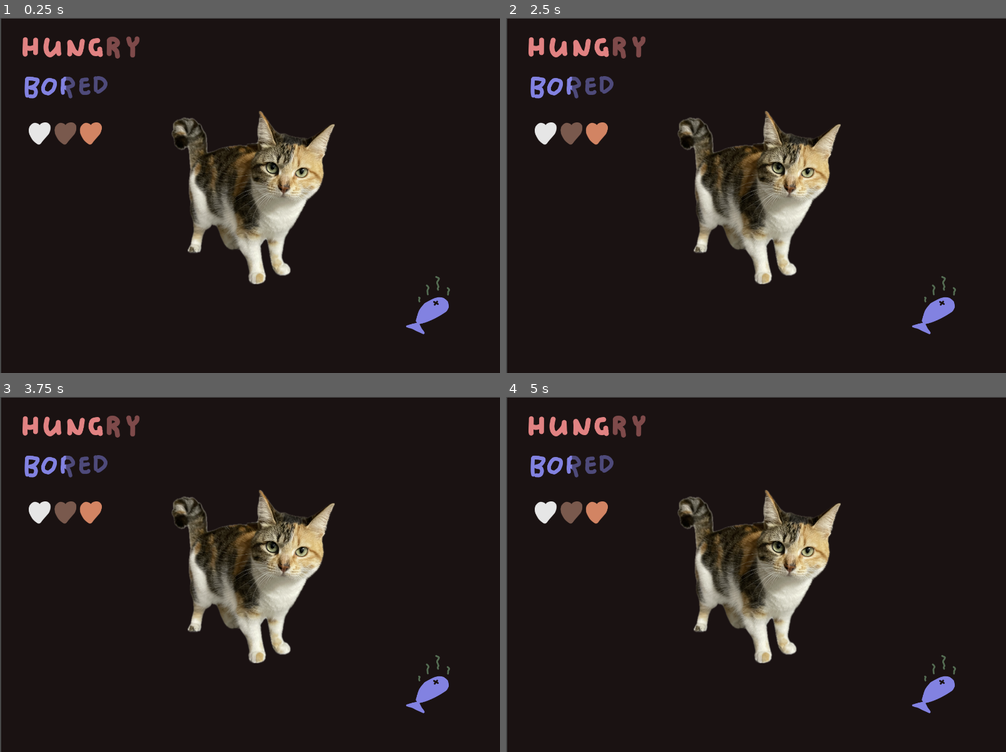
Above: before the commit, frames 1-4 (two rows, left to right).
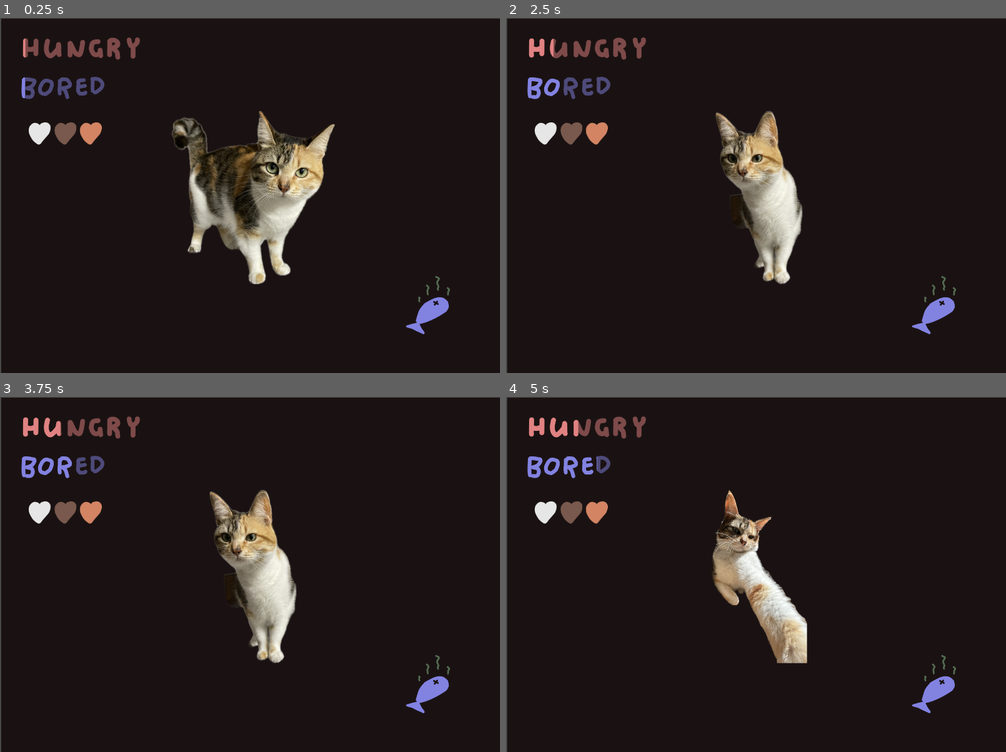
Above: after the commit, the same moments.

Repository: olivier-danielj/NeedForFeed-SAGJ-2025
Game: Godot game, scene res://scenes/main.tscn
The game is run twice, just before and just after one commit, with the same random seed, the same clock (stepped at 60 frames per second) and the same inputs. This scene is started directly instead of the project's main scene.
Inputs:
- Up to frame 1 (0.25 s): no input
- Up to frame 2 (2.5 s): tap Enter at 1.25 s; tap Space at 2 s
- Up to frame 3 (3.75 s): tap Enter at 2.75 s
- Up to frame 4 (5 s): no input

The runs differ from the first frame. In frame 1, 1.2% of the frame differs, in the area x 4-28%, y 5-23%; in frame 2, 8.9%; in frame 3, 8.8%; in frame 4, 9.4%, in the area x 4-67%, y 5-75%.

Commit message:
Add cat state machine and generic needs

Diff:
--- a/nodes/bar.tscn
+++ b/nodes/bar.tscn
@@ -1,7 +1,7 @@
 [gd_scene load_steps=4 format=3 uid="uid://c0us3wxiuk1py"]
 
 [ext_resource type="Texture2D" uid="uid://b22jue2c3yyks" path="res://sprites/bars/hungry behind.png" id="1_581x2"]
-[ext_resource type="Script" path="res://nodes/bar.gd" id="1_sf3it"]
+[ext_resource type="Script" path="res://scripts/bar.gd" id="1_sf3it"]
 [ext_resource type="Texture2D" uid="uid://b0ekodqcu0acc" path="res://sprites/bars/hungry.png" id="2_3dioe"]
 
 [node name="Bar" type="Node2D"]
@@ -15,4 +15,7 @@
 texture_under = ExtResource("1_581x2")
 texture_progress = ExtResource("2_3dioe")
 
+[node name="Timer" type="Timer" parent="."]
+
 [connection signal="value_changed" from="Display" to="." method="_on_display_value_changed"]
+[connection signal="timeout" from="Timer" to="." method="_on_timer_timeout"]
--- a/scenes/main.tscn
+++ b/scenes/main.tscn
@@ -1,14 +1,11 @@
-[gd_scene load_steps=11 format=3 uid="uid://cd7vi3k43hehw"]
+[gd_scene load_steps=8 format=3 uid="uid://cd7vi3k43hehw"]
 
 [ext_resource type="Texture2D" uid="uid://devqjgurgc7mb" path="res://sprites/backgrounds/BG.png" id="1_sca46"]
 [ext_resource type="Script" path="res://scripts/Karlotta.gd" id="2_gh6wi"]
 [ext_resource type="Texture2D" uid="uid://h4gfdqoqkr30" path="res://sprites/karlotta/stance.png" id="2_jgo6f"]
 [ext_resource type="Texture2D" uid="uid://cgm0idfnt7eae" path="res://sprites/bars/love behind.png" id="4_uyggl"]
 [ext_resource type="Texture2D" uid="uid://ccksgiosymswx" path="res://sprites/bars/love.png" id="5_avemn"]
-[ext_resource type="Texture2D" uid="uid://ubluwe6iqmwd" path="res://sprites/bars/bored behind.png" id="6_erdox"]
-[ext_resource type="Texture2D" uid="uid://dca8i7m362fww" path="res://sprites/bars/bored.png" id="7_msq43"]
-[ext_resource type="Texture2D" uid="uid://b22jue2c3yyks" path="res://sprites/bars/hungry behind.png" id="8_vdgur"]
-[ext_resource type="Texture2D" uid="uid://b0ekodqcu0acc" path="res://sprites/bars/hungry.png" id="9_tbib1"]
+[ext_resource type="PackedScene" uid="uid://c0us3wxiuk1py" path="res://nodes/bar.tscn" id="7_du5iu"]
 [ext_resource type="Texture2D" uid="uid://cksdtobuhkvrd" path="res://sprites/bars/feed.png" id="10_g3rgw"]
 
 [node name="Main" type="Node2D"]
@@ -40,27 +37,22 @@
 texture_under = ExtResource("4_uyggl")
 texture_progress = ExtResource("5_avemn")
 
-[node name="BoredBar" type="TextureProgressBar" parent="."]
-offset_left = 71.0
-offset_top = 168.0
-offset_right = 408.0
-offset_bottom = 246.0
-value = 50.0
-texture_under = ExtResource("6_erdox")
-texture_progress = ExtResource("7_msq43")
-
-[node name="HungerBar" type="TextureProgressBar" parent="."]
-offset_left = 65.0
-offset_top = 53.0
-offset_right = 402.0
-offset_bottom = 131.0
-value = 70.0
-texture_under = ExtResource("8_vdgur")
-texture_progress = ExtResource("9_tbib1")
-
 [node name="Feed" type="Sprite2D" parent="."]
 position = Vector2(1233, 828)
 texture = ExtResource("10_g3rgw")
 
+[node name="Hunger" parent="." instance=ExtResource("7_du5iu")]
+position = Vector2(1, 3)
+
+[node name="Boredom" parent="." instance=ExtResource("7_du5iu")]
+position = Vector2(-3, 117)
+need = 1
+
 [connection signal="button_down" from="Karlotta/Button" to="Karlotta" method="_on_button_button_down"]
 [connection signal="button_up" from="Karlotta/Button" to="Karlotta" method="_on_button_button_up"]
+[connection signal="calm" from="Hunger" to="Karlotta" method="_on_calm"]
+[connection signal="panic" from="Hunger" to="Karlotta" method="_on_panic"]
+[connection signal="warn" from="Hunger" to="Karlotta" method="_on_warn"]
+[connection signal="calm" from="Boredom" to="Karlotta" method="_on_calm"]
+[connection signal="panic" from="Boredom" to="Karlotta" method="_on_panic"]
+[connection signal="warn" from="Boredom" to="Karlotta" method="_on_warn"]
--- a/scripts/Karlotta.gd
+++ b/scripts/Karlotta.gd
@@ -1,19 +1,125 @@
 extends Node
 
+enum STATES {
+	# General
+	IDLE,
+
+	# Food
+	HUNGRY,
+	HANGRY,
+	EATING,
+	POOPING,
+
+	# Play
+	BORED,
+	EVIL,
+
+	# Energy
+	SLEEPY,
+	SLEEPING,
+}
+
+var isHungry : bool = false
+var isTired : bool = false
+var isBored : bool = false
+var isPanic : bool = false
+
+var state : STATES = STATES.IDLE
+
+# Catch need signals
+
+
+func _on_warn(type):
+	flag_need(type, true)
+	update_state(type, Need.Action.WARN)
+
+func _on_calm(type):
+	flag_need(type, false)
+	update_state(type, Need.Action.CALM)
+
+func _on_panic(type):
+	isPanic = true
+	update_state(type, Need.Action.PANIC)
 
 # Called when the node enters the scene tree for the first time.
 func _ready():
 	pass # Replace with function body.
 
-
-# Called every frame. 'delta' is the elapsed time since the previous frame.
-func _process(delta):
-	pass
-
-
 func _on_button_button_down():
 	$Sprite.texture = preload("res://sprites/karlotta/sniffs.png")
 
-
 func _on_button_button_up():
 	$Sprite.texture = preload("res://sprites/karlotta/stance.png")
+
+func flag_need(dt : Need.Type, on : bool):
+	match dt:
+		Need.Type.HUNGRY:
+			isHungry = on
+		Need.Type.BORED:
+			isBored = on
+
+func update_state(dt : Need.Type, dx : Need.Action):
+	match state:
+		STATES.IDLE:
+			idle.call(dt, dx)
+		STATES.HUNGRY, STATES.HANGRY:
+			hungry.call(dt, dx)
+		STATES.BORED, STATES.EVIL:
+			bored.call(dt, dx)
+	update_sprite()
+	return
+
+const spr_idle = preload("res://sprites/karlotta/sit.png")
+const spr_hungry = preload("res://sprites/karlotta/lick.png")
+const spr_hangry = preload("res://sprites/karlotta/sniffs.png")
+const spr_eating = preload("res://sprites/karlotta/happy.png")
+const spr_bored = preload("res://sprites/karlotta/curious.png")
+const spr_evil = preload("res://sprites/karlotta/slap r.png")
+const spr_sleepy = preload("res://sprites/karlotta/loaf.png")
+const spr_sleeping = preload("res://sprites/karlotta/curl.png")
+
+func update_sprite():
+	var s = spr_idle
+	match state:
+		STATES.IDLE: $Sprite.texture = spr_idle
+		STATES.HUNGRY: $Sprite.texture = spr_hungry
+		STATES.HANGRY: $Sprite.texture = spr_hangry
+		STATES.EATING: $Sprite.texture = spr_eating
+		STATES.BORED: $Sprite.texture = spr_bored
+		STATES.EVIL: $Sprite.texture = spr_evil
+		STATES.SLEEPY: $Sprite.texture = spr_sleepy
+		STATES.SLEEPING: $Sprite.texture = spr_sleeping
+
+# Idle can bounce to hungry or bored based on needs
+var idle: Callable = func(dt : Need.Type, dx : Need.Action):
+	if dx != Need.Action.WARN:
+		return
+	match dt:
+		Need.Type.HUNGRY:
+			state = STATES.HUNGRY
+		Need.Type.BORED:
+			state = STATES.BORED
+
+
+# State transitions
+
+var hungry: Callable = func(dt : Need.Type, dx : Need.Action):
+	if dt != Need.Type.HUNGRY:
+		return # ignore all other needs
+	match dx:
+		Need.Action.CALM:
+			state = STATES.IDLE
+		Need.Action.PANIC:
+			state = STATES.HANGRY
+	return
+
+var bored: Callable = func(dt : Need.Type, dx : Need.Action):
+	match dx:
+		Need.Action.CALM:
+			state = STATES.IDLE
+		Need.Action.WARN:
+			match dt:  # Swap to priorities
+				Need.Type.HUNGRY: STATES.HUNGRY
+				Need.Type.EEP: STATES.SLEEPY
+		Need.Action.PANIC:
+			state = STATES.EVIL
--- a/scripts/Need.gd
+++ b/scripts/Need.gd
@@ -1,3 +1,14 @@
-class_name Need extends Node
+class_name Need
 
-enum Type {HUNGRY, BORED, LOVE}
+enum Type {HUNGRY, BORED, LOVE, EEP}
+enum Action {NONE, WARN, PANIC, CALM}
+
+const mid_min = 40
+const high_min = 80
+
+static func Act(x : int) -> Action:
+	if x >= high_min:
+		return Action.PANIC
+	if x >= mid_min:
+		return Action.WARN
+	return Action.NONE
--- a/nodes/bar.gd
+++ b/scripts/bar.gd
@@ -5,38 +5,66 @@
 @export var bar_min = 0
 @export var bar_warn = 50
 
-signal full(type: Need.Type)
+signal panic(type: Need.Type)
 signal warn(type: Need.Type)
+signal calm(type: Need.Type)
 
-var flag_warned : bool = false
+var once_warn : bool = false
+var once_panic : bool = false
 
 # Sprites
 const SPR_HUNGRY = preload("res://sprites/bars/hungry.png")
 const SPR_HUNGRY_BEHIND = preload("res://sprites/bars/hungry behind.png")
+const SPD_HUNGRY = 1
 
 const SPR_BORED = preload("res://sprites/bars/bored.png")
 const SPR_BORED_BEHIND = preload("res://sprites/bars/bored behind.png")
+const SPD_BORED = 2
+
+const frequency = 0.1
 
 # Called when the node enters the scene tree for the first time.
 func _ready():
+	set_need()
 	$Display.min_value = bar_min
 	$Display.max_value = bar_max
-	set_sprite()
+	$Timer.start(frequency)
+
 
 # Set bar's display sprites based on selected type
-func set_sprite():
+func set_need():
 	match need:
 		Need.Type.HUNGRY:
 			$Display.texture_progress = SPR_HUNGRY
 			$Display.texture_under = SPR_HUNGRY_BEHIND
+			$Display.step = SPD_HUNGRY
 		Need.Type.BORED:
 			$Display.texture_progress = SPR_BORED
 			$Display.texture_under = SPR_BORED_BEHIND
+			$Display.step = SPD_BORED
 
+# Emit warn or panic if value passes threshold
 func _on_display_value_changed(value):
-	if value >= bar_max:
-		full.emit(need)
-		return
-	if value > bar_warn:
-		warn.emit(need)
-		return
+	match Need.Act(value):
+		Need.Action.NONE:
+			if once_warn or once_panic:
+				once_warn = false
+				once_panic = false
+				calm.emit(need)
+			return
+		Need.Action.WARN:
+			if once_warn: return
+			else: once_warn = true
+			warn.emit(need)
+			print("WARN")
+		Need.Action.PANIC:
+			if once_panic: return
+			else: once_panic = true
+			panic.emit(need)
+			print("PANIC")
+			# TODO - countdown instead
+			$Timer.stop()
+
+func _on_timer_timeout():
+	$Display.value += $Display.step
+	$Timer.start(frequency)
